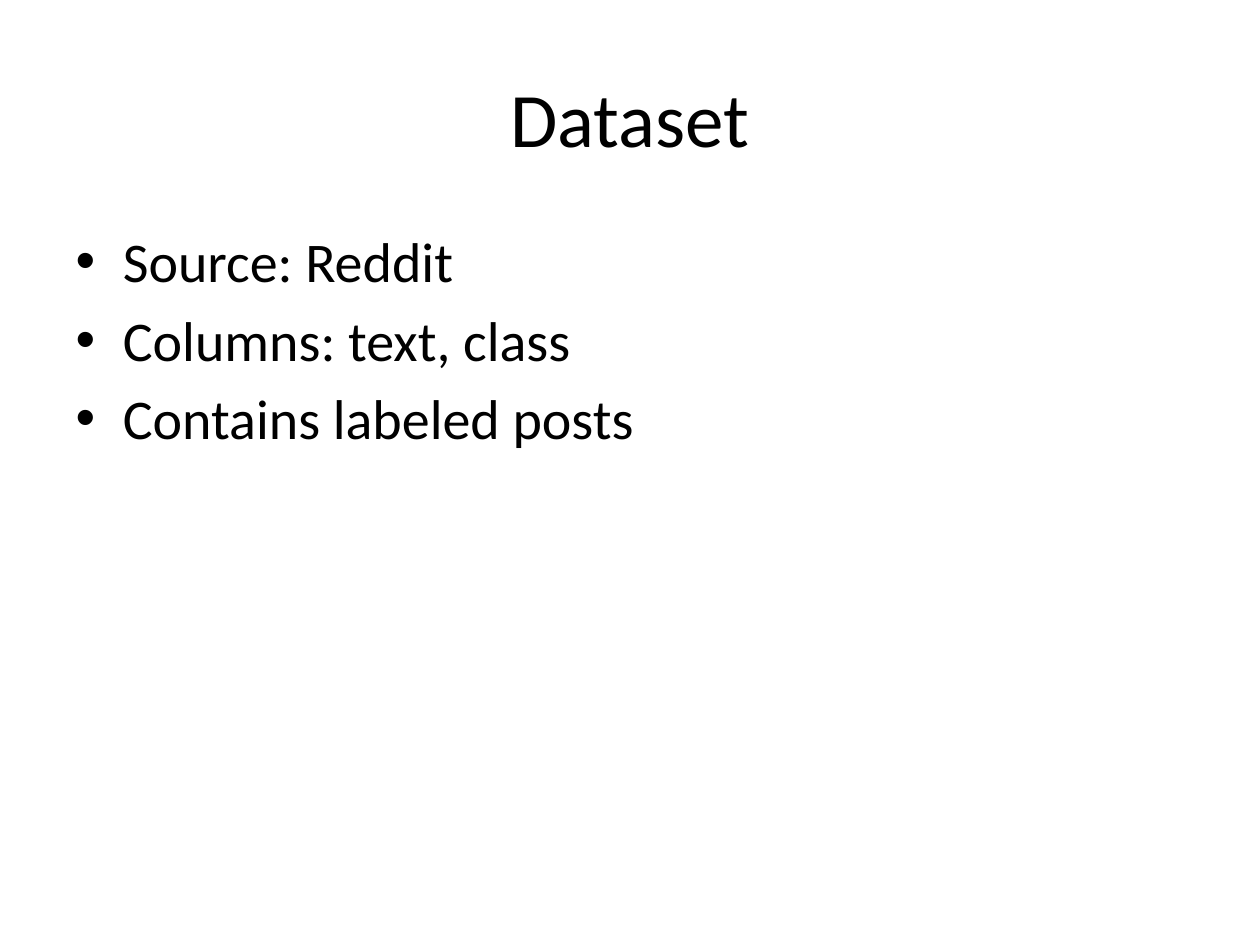
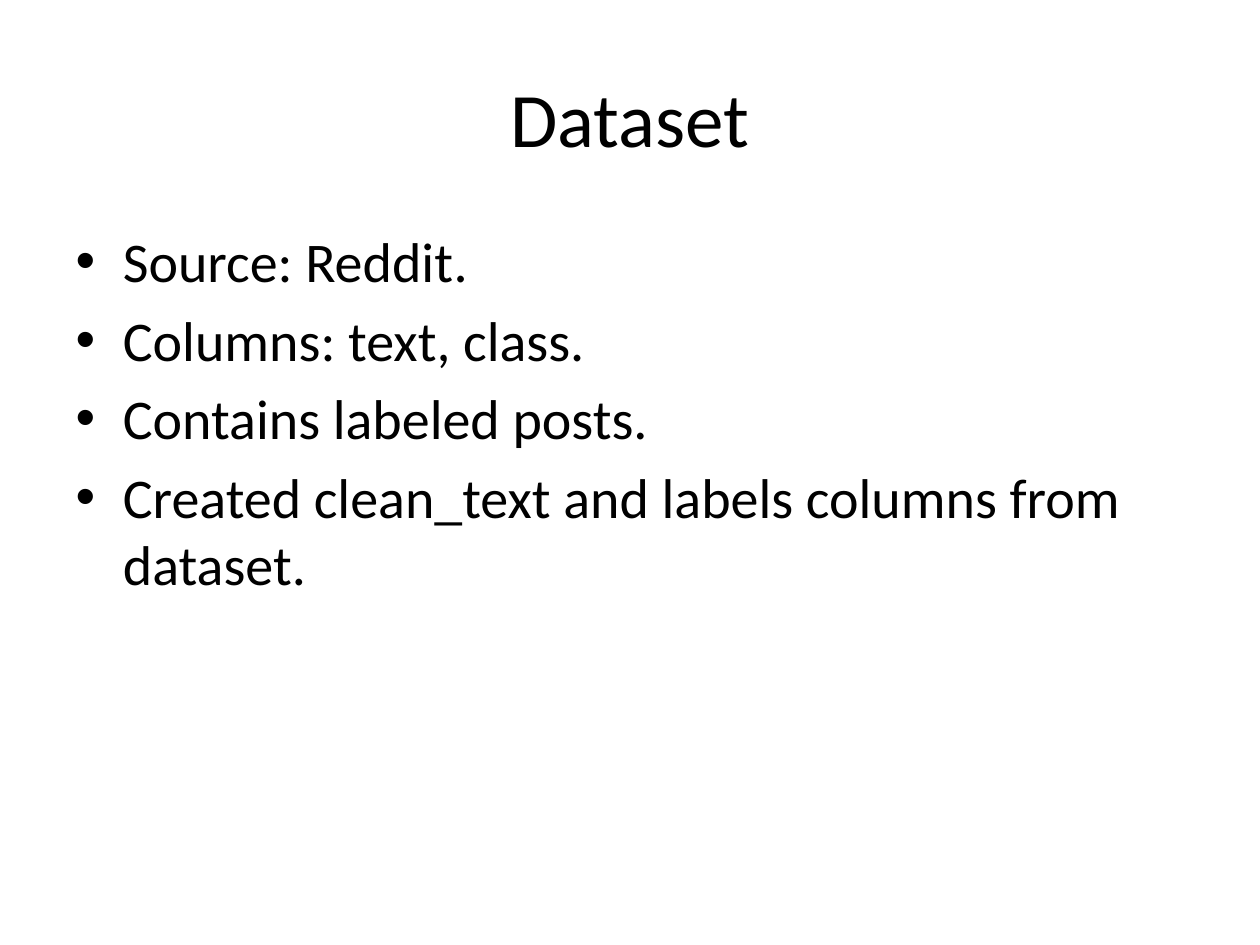
Before and after one commit to Keerthick2309/Suicidal-Detection-AI, a slide deck: slide 4 of Suicide_AI_Project_Presentation.pptx. Drawn at 1260x945 pixels with LibreOffice and Linux fonts; fonts in the diff are those of the drawing. Boxes give left, top, right and bottom in pixels: in the first picture for what was removed or moved away, otherwise in the second. Text is boxed around its words. In the diff, an @@ line names an element or a change of style, - is before the commit and + after.

```diff
--- a/Suicide_AI_Project_Presentation.pptx
+++ b/Suicide_AI_Project_Presentation.pptx
@@ text at [123,243,1120,586]: text changed @@
-• Source: Reddit
-• Columns: text, class
-• Contains labeled posts
+• Source: Reddit.
+• Columns: text, class.
+• Contains labeled posts.
+• Created clean_text and labels columns from dataset.
```
Also in this commit, not shown: 7 other slides changed, 1 slide removed.
